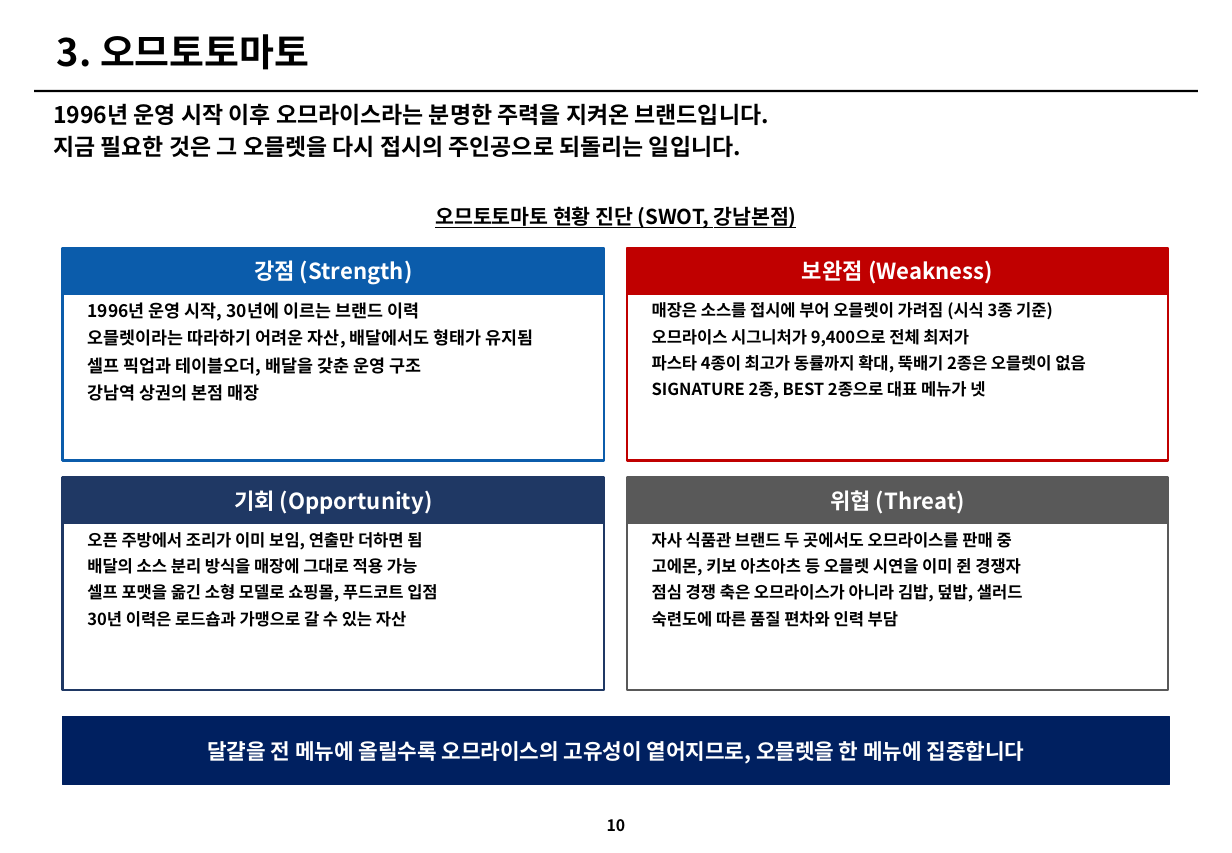
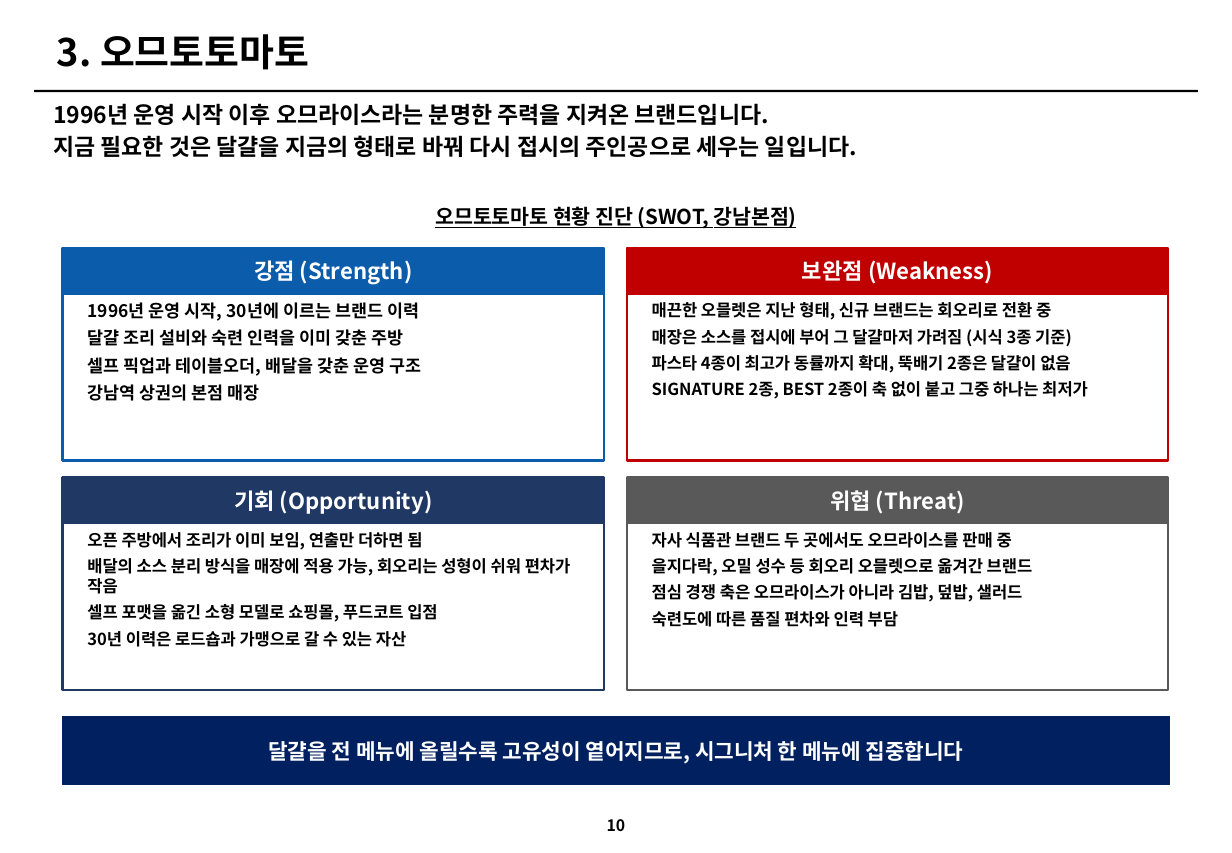
Before and after one commit to grandnim-wq/Claude, a slide deck: slide 10 of 아모제_3개브랜드_개선전략_v3.pptx. Drawn at 1232x853 pixels with LibreOffice and Linux fonts; fonts in the diff are those of the drawing. Boxes give left, top, right and bottom in pixels: in the first picture for what was removed or moved away, otherwise in the second. Text is boxed around its words. In the diff, an @@ line names an element or a change of style, - is before the commit and + after.

```diff
--- a/아모제_3개브랜드_개선전략_v3.pptx
+++ b/아모제_3개브랜드_개선전략_v3.pptx
@@ text at <box>53,135,857,157</box>: text changed @@
-지금 필요한 것은 그 오믈렛을 다시 접시의 주인공으로 되돌리는 일입니다.
+지금 필요한 것은 달걀을 지금의 형태로 바꿔 다시 접시의 주인공으로 세우는 일입니다.
@@ text at <box>87,329,404,346</box>: text changed @@
-오믈렛이라는 따라하기 어려운 자산, 배달에서도 형태가 유지됨
+달걀 조리 설비와 숙련 인력을 이미 갖춘 주방
@@ text at <box>652,302,1088,399</box>: text changed @@
-매장은 소스를 접시에 부어 오믈렛이 가려짐 (시식 3종 기준)
-오므라이스 시그니처가 9,400으로 전체 최저가
-파스타 4종이 최고가 동률까지 확대, 뚝배기 2종은 오믈렛이 없음
-SIGNATURE 2종, BEST 2종으로 대표 메뉴가 넷
+매끈한 오믈렛은 지난 형태, 신규 브랜드는 회오리로 전환 중
+매장은 소스를 접시에 부어 그 달걀마저 가려짐 (시식 3종 기준)
+파스타 4종이 최고가 동률까지 확대, 뚝배기 2종은 달걀이 없음
+SIGNATURE 2종, BEST 2종이 축 없이 붙고 그중 하나는 최저가
@@ text at <box>87,558,571,594</box>: text changed @@
-배달의 소스 분리 방식을 매장에 그대로 적용 가능
+배달의 소스 분리 방식을 매장에 적용 가능, 회오리는 성형이 쉬워 편차가 작음
@@ text at <box>652,558,1033,576</box>: text changed @@
-고에몬, 키보 아츠아츠 등 오믈렛 시연을 이미 쥔 경쟁자
+을지다락, 오밀 성수 등 회오리 오믈렛으로 옮겨간 브랜드
@@ text at <box>268,741,964,764</box>: text changed @@
-달걀을 전 메뉴에 올릴수록 오므라이스의 고유성이 옅어지므로, 오믈렛을 한 메뉴에 집중합니다
+달걀을 전 메뉴에 올릴수록 고유성이 옅어지므로, 시그니처 한 메뉴에 집중합니다
```
Also in this commit, not shown: 4 other slides changed, 1 other file.
